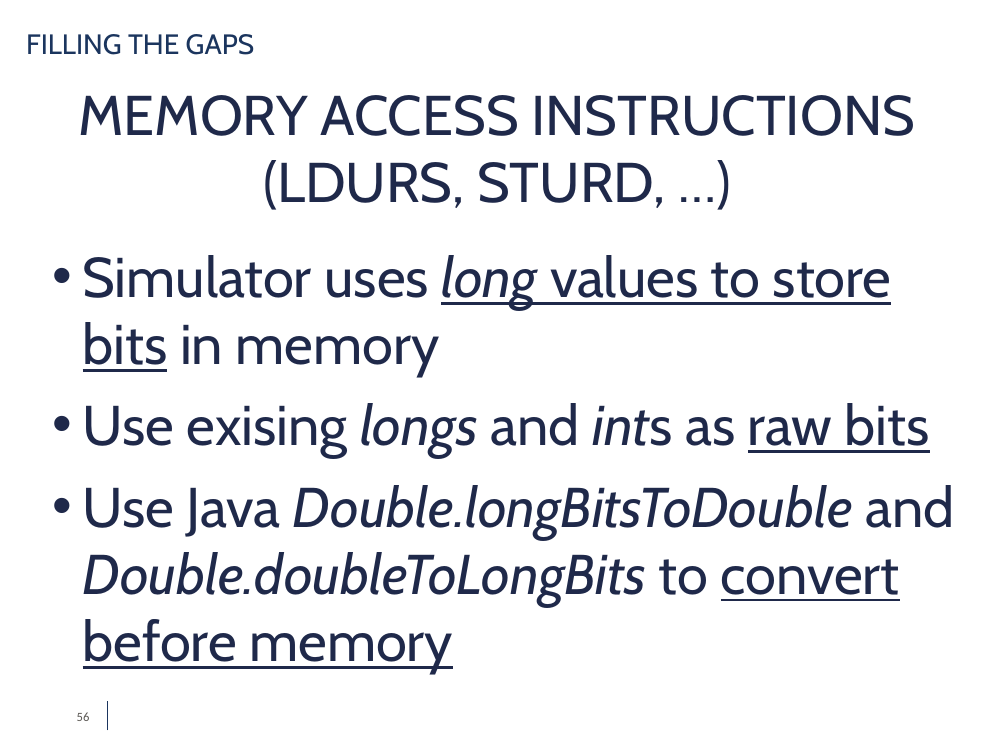
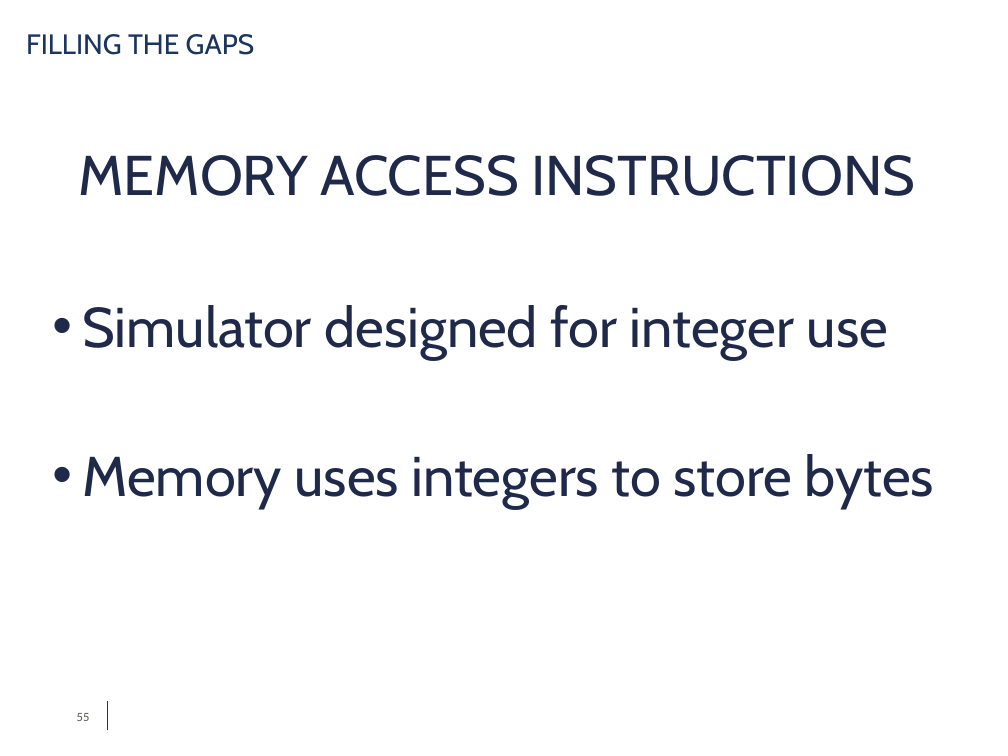
Before and after one commit to simdeistud/bachelors-thesis, a slide deck: slide 55 of SlidesDeiana4_3 -ABRIDGED.pptx (slide 56 before the commit). Drawn at 1008x756 pixels with LibreOffice and Linux fonts; fonts in the diff are those of the drawing; background and template pictures are left out. Boxes give left, top, right and bottom in pixels: in the first picture for what was removed or moved away, otherwise in the second. Text is boxed around its words. In the diff, an @@ line names an element or a change of style, - is before the commit and + after.

```diff
--- a/SlidesDeiana4_3 -ABRIDGED.pptx
+++ b/SlidesDeiana4_3 -ABRIDGED.pptx
@@ text "MEMORY ACCESS INSTRUCTIONS": place and size @@
-text "MEMORY ACCESS INSTRUCTIONS" at [79,95,915,210]
+text "MEMORY ACCESS INSTRUCTIONS" at [79,155,915,196]
@@ text at [263,160,666,210]: paragraph removed @@
-(LDURS, STURD, …)
@@ text at [83,305,934,508]: text changed @@
-• Simulator uses long values to store bits in memory
-• Use exising longs and ints as raw bits
-• Use Java Double.longBitsToDouble and Double.doubleToLongBits to convert before memory
+• Simulator designed for integer use
+• Memory uses integers to store bytes
@@ page number at [77,713,90,721]: text changed @@
-56
+55
```
Also in this commit, not shown: 16 other slides changed, 4 slides added, 4 slides removed, 1 other file.
